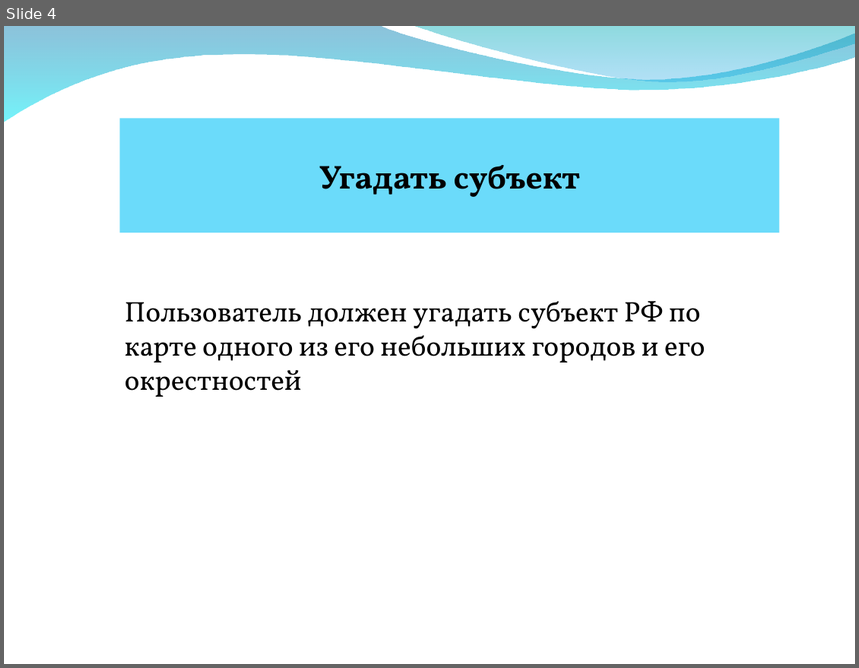
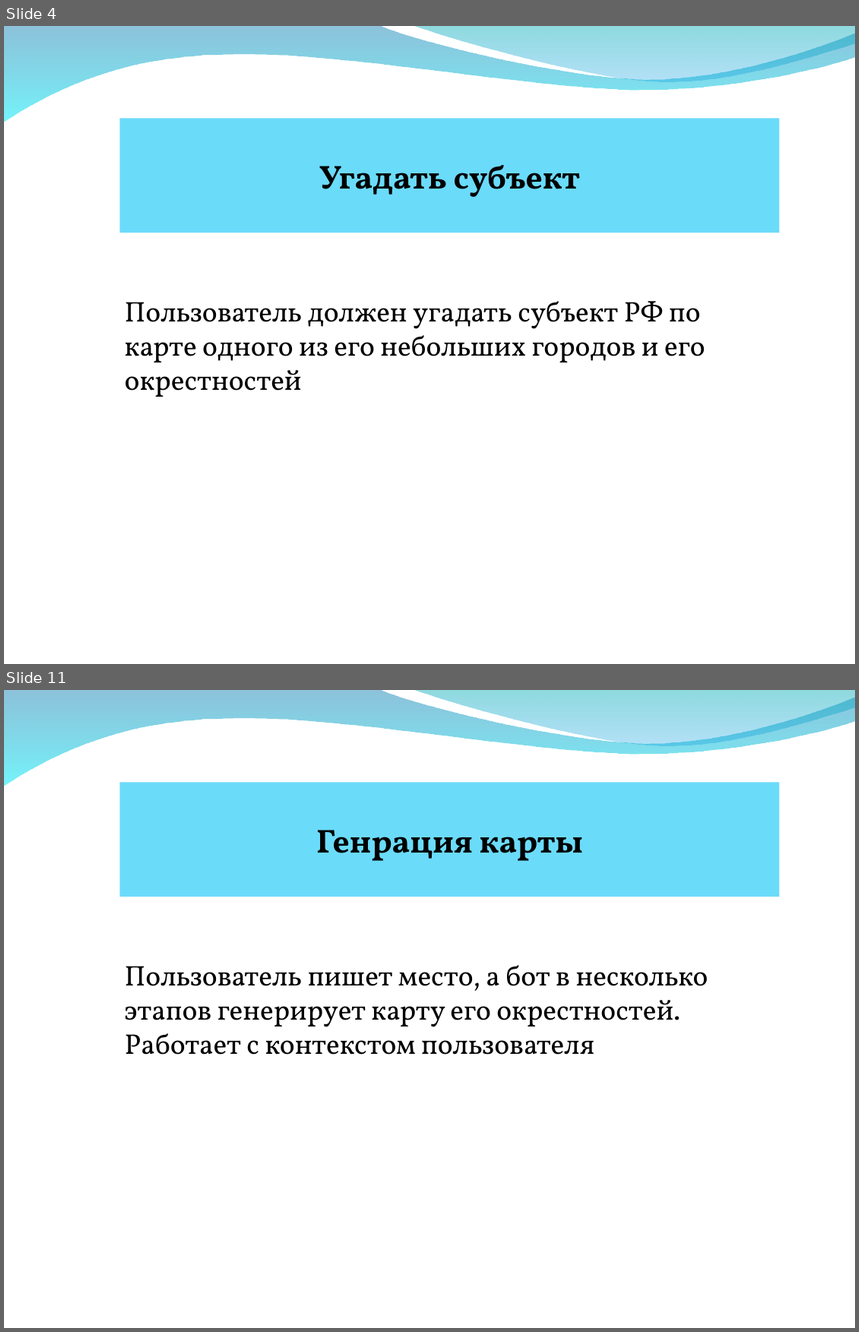
Before and after one commit to AverageEnjoyer2/geobotproject, a slide deck: презентация.ppt. Shown one above the other, each under a label of ours: slide 4 before the commit, slides 4 and 11 after it; the slides between them are not shown. The pictures are 859x668 and 859x1332 pixels, drawn with LibreOffice and Linux fonts; fonts in the diff are those of the drawing; background and template pictures are left out. Boxes give left, top, right and bottom in pixels: in the first picture for what was removed or moved away, otherwise in the second. Text is boxed around its words. In the diff, an @@ line names an element or a change of style, - is before the commit and + after.

```diff
--- a/презентация.ppt
+++ b/презентация.ppt
@@ slide 11 added at box(4, 690, 855, 1328), background picture (left out); not listed: 2 template elements that a slide beside it also shows @@
@@ rectangle added at box(120, 782, 779, 897), fill #6BDBFA, 28 pt, text #000000, bold @@
+Генрация карты
@@ text added at box(125, 965, 709, 1055), 24 pt, text #000000 @@
+Пользователь пишет место, а бот в несколько этапов генерирует карту его окрестностей. Работает с контекстом пользователя
```
Also in this commit, not shown: 2 slides changed, 9 other slides added, 3 other files.
